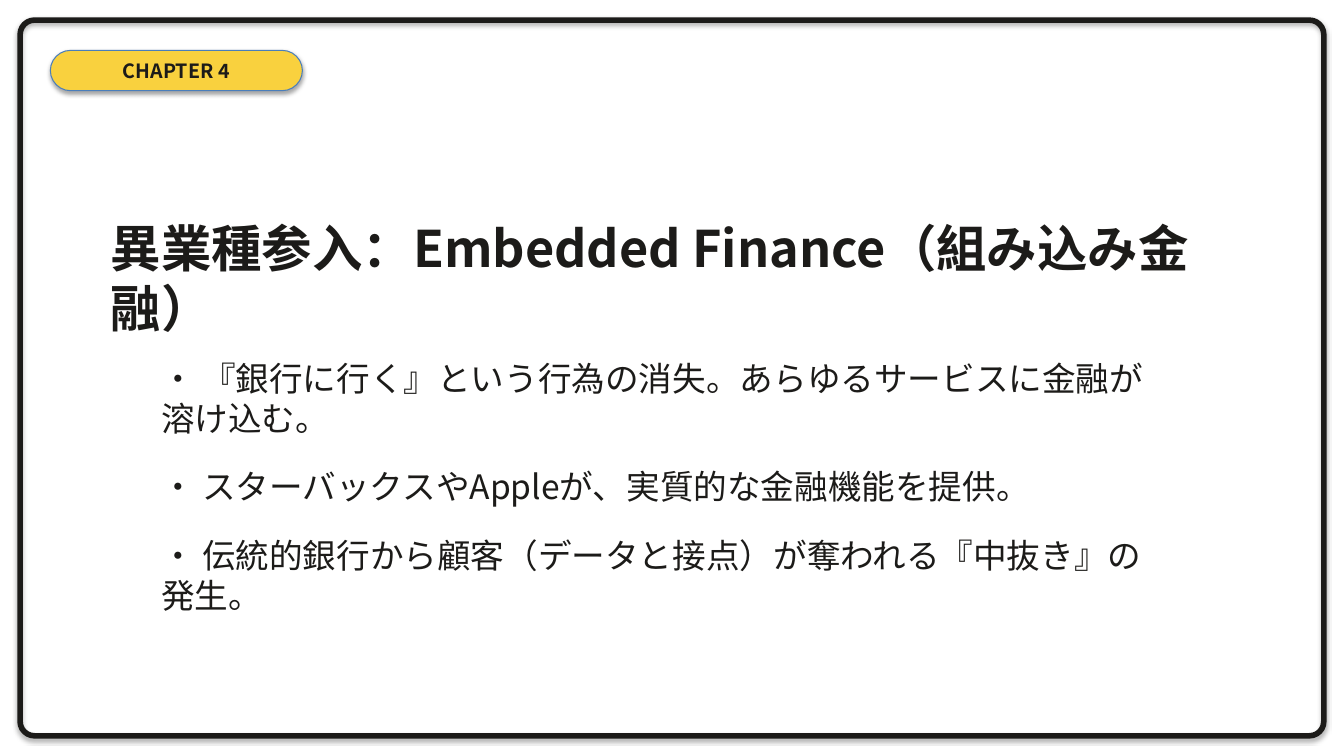
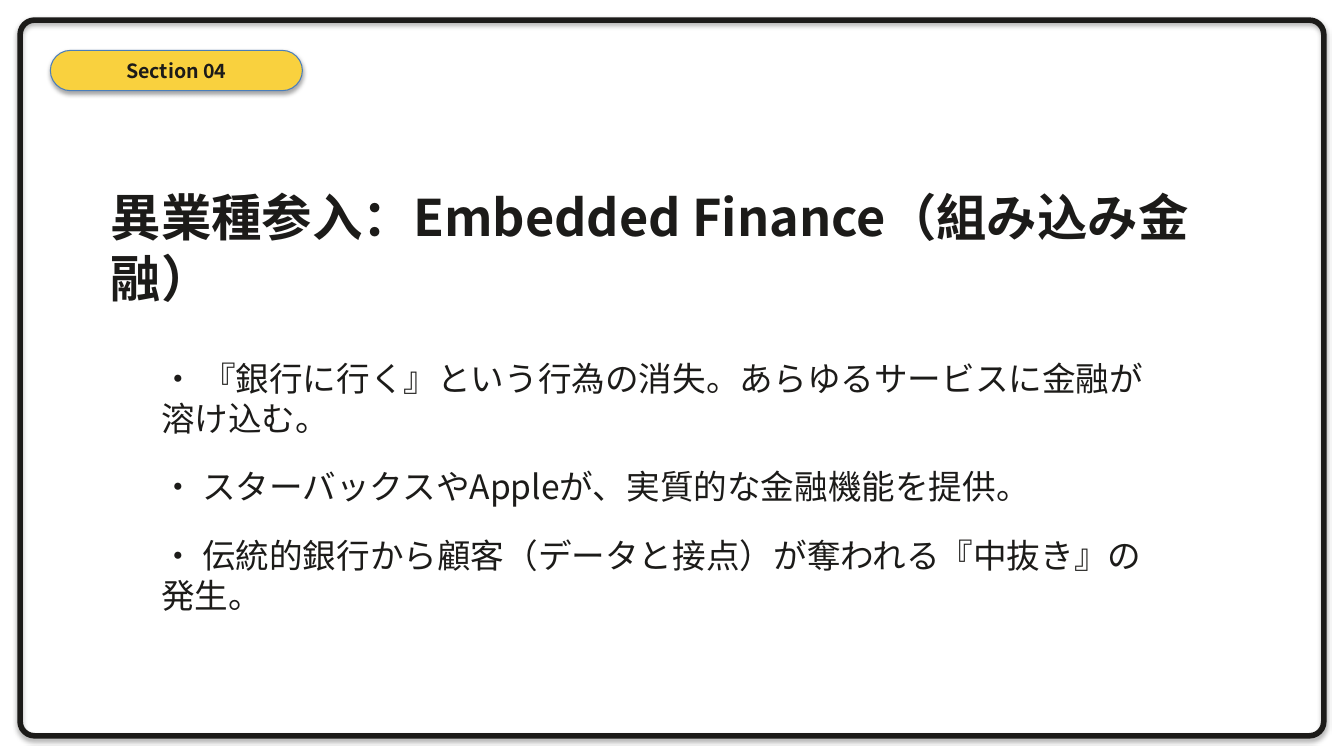
Before and after one commit to xilicrysta/bank-pptx, a slide deck: slide 19 of design-strategy/bank_strategy_presentation.pptx. Drawn at 1344x756 pixels with LibreOffice and Linux fonts; fonts in the diff are those of the drawing. Boxes give left, top, right and bottom in pixels: in the first picture for what was removed or moved away, otherwise in the second. Text is boxed around its words. In the diff, an @@ line names an element or a change of style, - is before the commit and + after.

Commit message:
Unify naming to Section, refactor generator class, and fix output path duplication (s)

```diff
--- a/design-strategy/bank_strategy_presentation.pptx
+++ b/design-strategy/bank_strategy_presentation.pptx
@@ text in rounded rectangle at [126,62,226,79]: text changed @@
-CHAPTER 4
+Section 04
@@ text "異業種参入：Embedded Finance（組み込み金融）": place and size @@
-text "異業種参入：Embedded Finance（組み込み金融）" at [111,223,1188,332]
+text "異業種参入：Embedded Finance（組み込み金融）" at [111,192,1188,302]
```
Also in this commit, not shown: 20 other slides changed, 1 other file.
